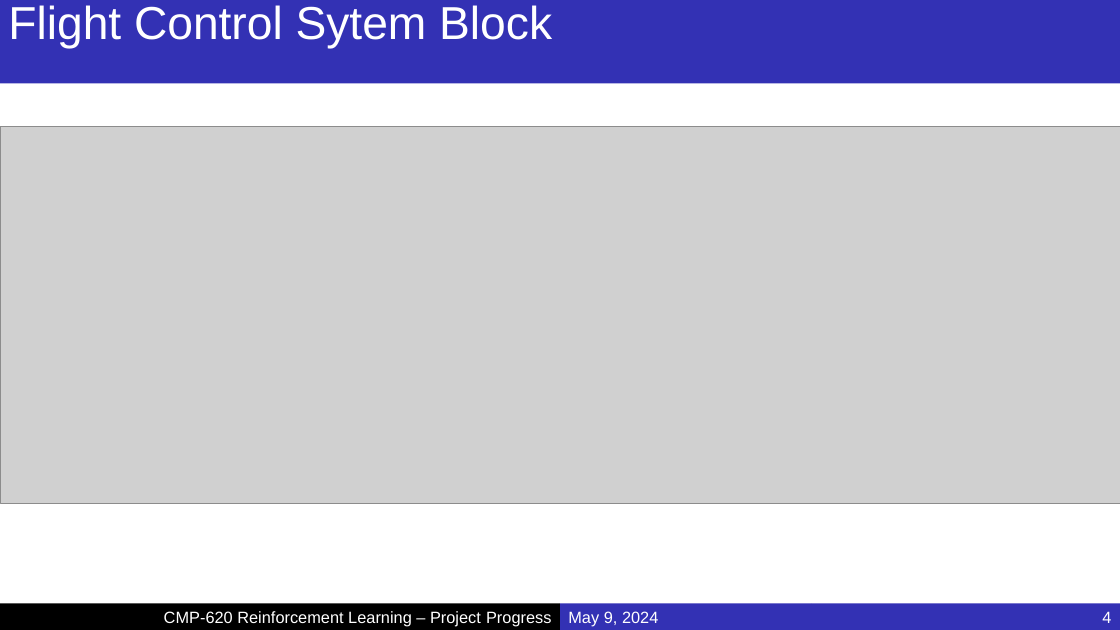
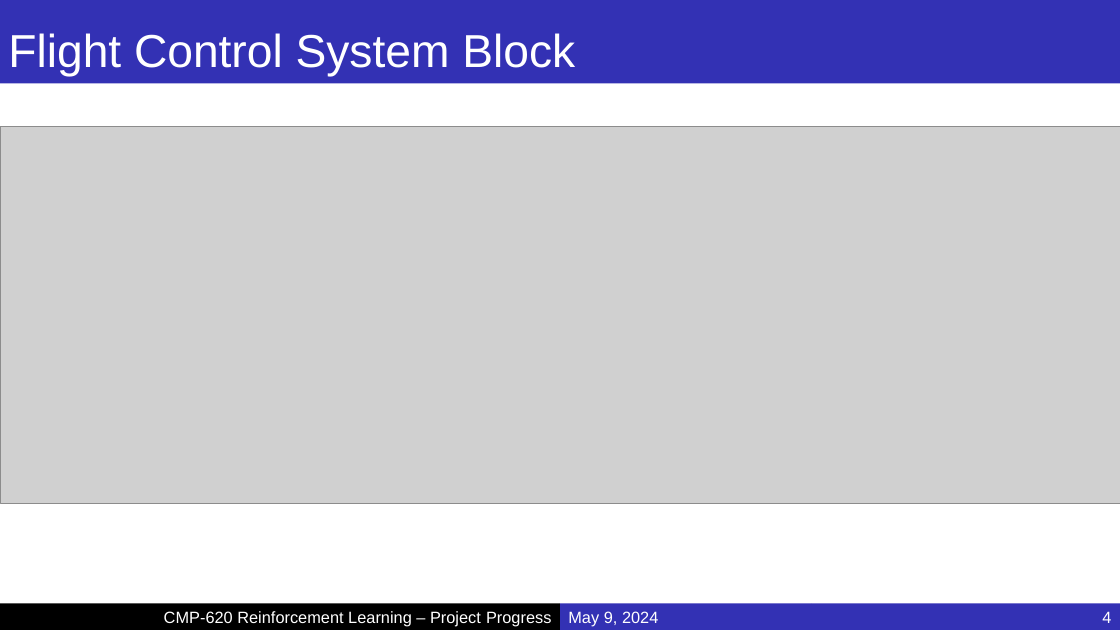
Before and after one commit to MucahidRidvanKaplan/ParrotQuadcopterRL, a slide deck: slide 4 of Progress.pptx. Drawn at 1120x630 pixels with LibreOffice and Linux fonts; fonts in the diff are those of the drawing; grey boxes stand for pictures; background and template pictures are left out. Boxes give left, top, right and bottom in pixels: in the first picture for what was removed or moved away, otherwise in the second. Text is boxed around its words. In the diff, an @@ line names an element or a change of style, - is before the commit and + after.

```diff
--- a/Progress.pptx
+++ b/Progress.pptx
@@ title at [8,33,575,76]: text changed @@
-Flight Control Sytem Block
+Flight Control System Block
```
Also in this commit, not shown: 5 other slides changed.
